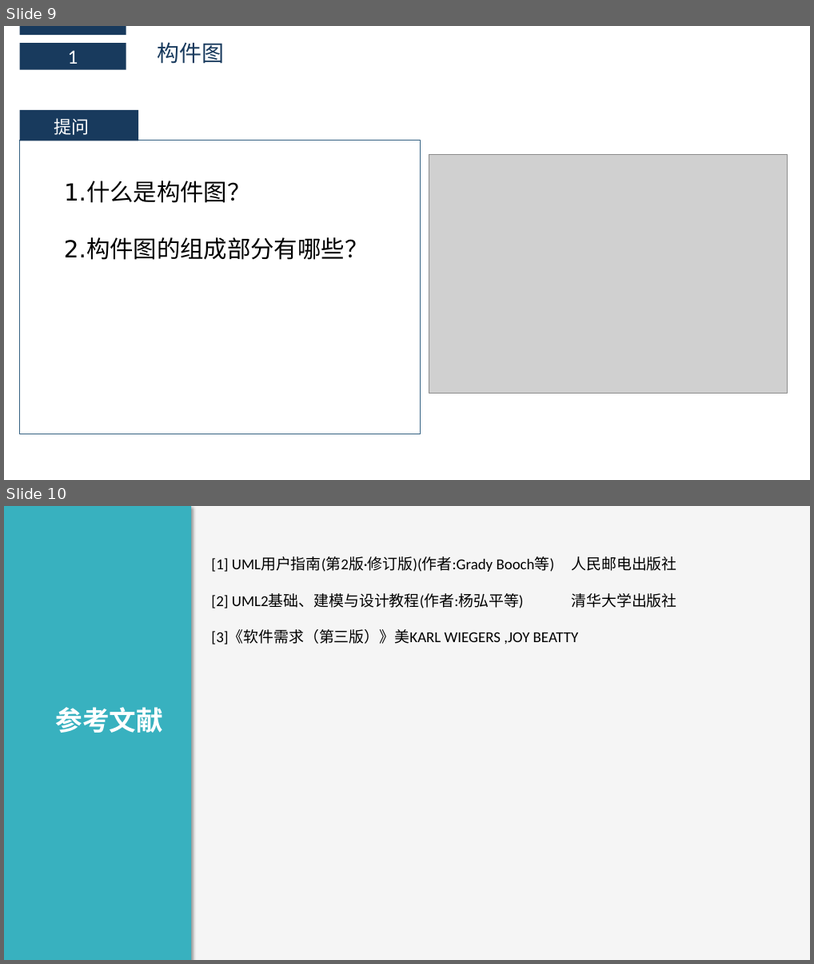
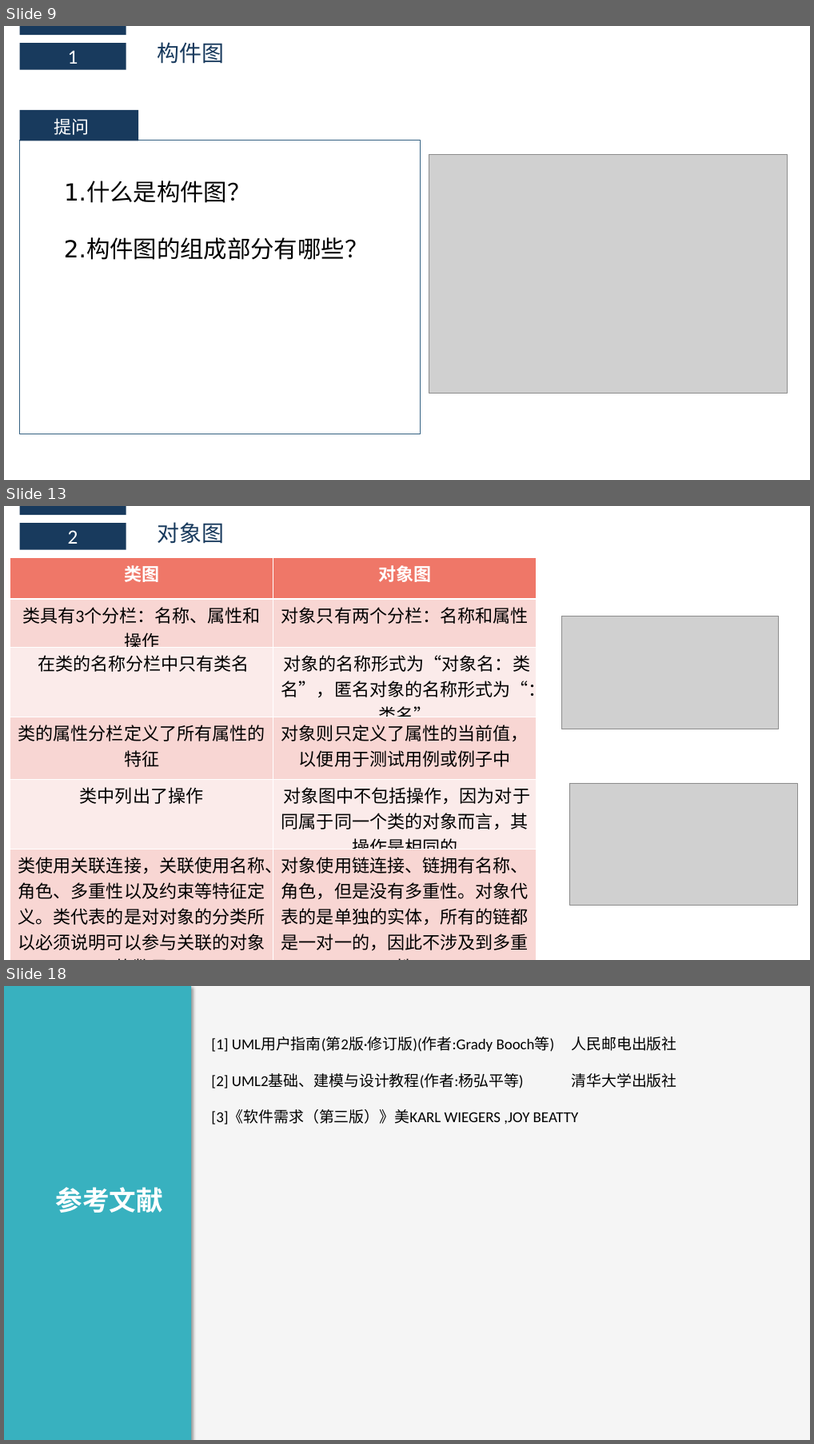
Before and after one commit to boboHh/AssistantTeaching, a slide deck: 非受控文档/06-公用/PRD2018-G11-UML基础3.pptx. Shown one above the other, each under a label of ours: slides 9 and 10 before the commit, slides 9, 13 and 18 after it; the slides between them are not shown. The pictures are 814x964 and 814x1444 pixels, drawn with LibreOffice and Linux fonts; fonts in the diff are those of the drawing; grey boxes stand for pictures. Boxes give left, top, right and bottom in pixels: in the first picture for what was removed or moved away, otherwise in the second. Text is boxed around its words. In the diff, an @@ line names an element or a change of style, - is before the commit and + after.

```diff
--- a/非受控文档/06-公用/PRD2018-G11-UML基础3.pptx
+++ b/非受控文档/06-公用/PRD2018-G11-UML基础3.pptx
@@ slide 13 added at bbox=[4, 506, 810, 960], background #FFFFFF @@
@@ rectangle added at bbox=[20, 506, 126, 515], fill #183A5D @@
@@ rectangle added at bbox=[20, 523, 126, 549], fill #183A5D, 24 pt, text #FFFFFF @@
+2
@@ text added at bbox=[158, 522, 225, 544], 26.6 pt, text #183A5D @@
+对象图
@@ table added at bbox=[10, 557, 536, 960], 6 rows, 2 columns @@
+类图 | 对象图
+类具有3个分栏：名称、属性和操作 | 对象只有两个分栏：名称和属性
+在类的名称分栏中只有类名 | 对象的名称形式为“对象名：类名”，匿名对象的名称形式为“：类名”
+类的属性分栏定义了所有属性的特征 | 对象则只定义了属性的当前值，以便用于测试用例或例子中
+类中列出了操作 | 对象图中不包括操作，因为对于同属于同一个类的对象而言，其操作是相同的
+类使用关联连接，关联使用名称、角色、多重性以及约束等特征定义。类代表的是对对象的分类所以必须说明可以参与关联的对象的数目 | 对象使用链连接、链拥有名称、角色，但是没有多重性。对象代表的是单独的实体，所有的链都是一对一的，因此不涉及到多重性
@@ picture added at bbox=[562, 616, 779, 729] @@
@@ picture added at bbox=[570, 783, 798, 905] @@
@@ what was slide 10 is now slide 18 @@
```
Also in this commit, not shown: 7 other slides added.
